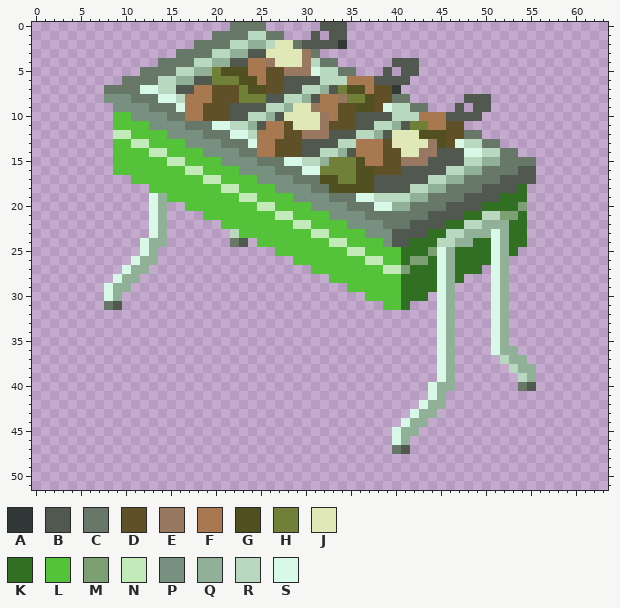
File history of a pixel-art sprite, assets/tiles/kabob.png. Above is the file before it was changed.
The file is 64x52 pixels.
Palette (. is transparent): A #303838  B #505850  C #687868  D #605028  E #987860  F #a87850  G #505020  H #708038  J #e0e8b8  K #316f22  L #54c339  M #7ca073  N #c3ebb9  P #789080  Q #90b098  R #b8d8c0  S #d8f8e8
Pixels before (only the part around the change), first column x 0:
 0 ......................CCCC......BBB.............................
 1 ....................CCCCRRCC...B.BB.............................
 2 ..................CCCCRRQQRJJCBBBBA.............................
 3 ................CCCCRRQQBBJJJJEC................................
 4 ..............CCCCRRQQBBFFEJJJERCC......BBB.....................
 5 ............CCCCRRQQHGGGFFDDEEESRRCC...B.BB.....................
 6 ..........CCCCRRQQBBHHHGGFDDBBBBRRRFFFBBBB......................
 7 ........CCCCSSRRBBFFDDDHGGDDBBRRQBHGGFDDA.......................
 8 ........PPPCCCSSRFFFDDDHHHBBRRQBFFEHHGDDCC......BBB.............
 9 .........PPPPCCCSFFDDDBBBBRRQJJEFFDDGGDSRRCC...B.BB.............
10 .........LLPPPPCCFFDDDBBRRQBJJJJEFDDBBBBRRRFFFBBBB..............
11 .........LLLLPPPPCCCSSRRQBFFDJJJEDDDBBRRQBHHFFDD................
12 .........NNLLLLPPPPCCCSSRFFFDDEEEBBBRRQBJJJGGGDDCC..............
13 .........LLNNLLLLPPPPCCCSFFDDDBBBBRRFFFDJJJJEGDSRRCC............
14 .........LLLLNNLLLLPPPPCCFFDDDBBRRQBFFFDDJJEEBBBSSRRCC..........
15 .........LLLLLLNNLLLLPPPPCCCSSRRQHHHGFFDDEEEBBBBRRQQCCCC........
16 .........LLLLLLLLNNLLLLPPPPCCCSSHHHHGGDDDBBBBBRRQQCCCCBB........
17 ...........LLLLLLLLNNLLLLPPPPCCCGGHHGGBBBBBBRRQQCCCCBBBB........
18 .............LLLLLLLLNNLLLLPPPPCCGGGGGBBBBRRQQCCCCBBBBK.........
19 .............SQLLLLLLLLNNLLLLPPPPCCCSSRRRRQQCCCCBBBBKKK.........
20 .............SQ..LLLLLLLLNNLLLLPPPPCCCSSQQCCCCBBBBKKKKM.........
21 .............SQ....LLLLLLLLNNLLLLPPPPCCCCCCCBBBBKKRRMMK.........
22 .............SQ......LLLLLLLLNNLLLLPPPPCCCBBBBKKRRQQQKK.........
23 .............SQ.......RLLLLLLLLNNLLLLPPPBBBBKKRRQQQSQKK.........
24 ............SQQ.......CB.LLLLLLLLNNLLLLPBBKKKRRQQKKSQKK.........
25 ............SQ.............LLLLLLLLNNLLLLKKKMSQKKKKSQK..........
26 ...........SQQ...............LLLLLLLLNNLLKMMKSQKKKKSQ...........
27 ..........SQQ..................LLLLLLLLNNMKKKSQKKK.SQ...........
28 .........SQQ.....................LLLLLLLLKKKKSQK...SQ...........
29 ........SQQ........................LLLLLLKKKKSQ....SQ...........
30 ........SQ...........................LLLLKKK.SQ....SQ...........
31 ........CB.............................LLK...SQ....SQ...........
32 .............................................SQ....SQ...........
33 .............................................SQ....SQ...........
34 .............................................SQ....SQ...........
35 .............................................SQ....SQ...........
36 .............................................SQ....SQQ..........
37 .............................................SQ.....RQQ.........
38 .............................................SQ......RQQ........
39 .............................................SQ.......RQ........
40 ............................................SQQ.......CB........
41 ............................................SQ..................
42 ...........................................SQQ..................
43 ..........................................SQQ...................
44 .........................................SQQ....................
45 ........................................SQQ.....................
46 ........................................SQ......................
47 ........................................CB......................
48 ................................................................
49 ................................................................
50 ................................................................
51 ................................................................
Now the later version:
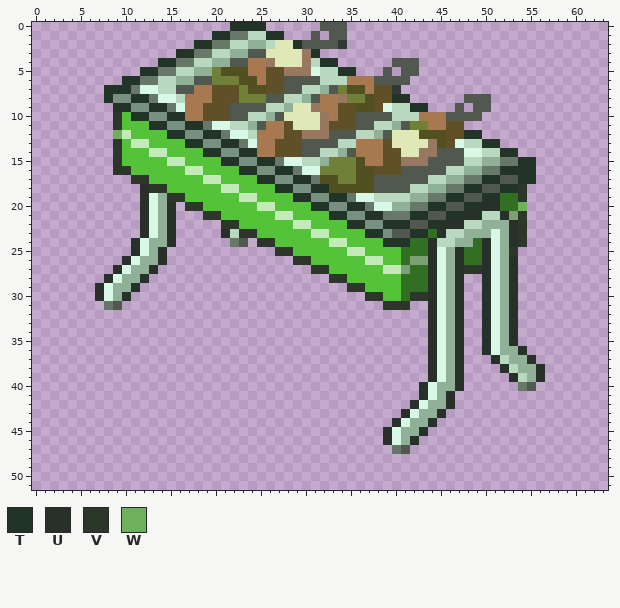
Colours new in this view: T #213427  U #283129  V #2c3729  W #6eb15d
Changes in this commit:
Changed rows in their new state; - is an unchanged pixel.
first column x 7:
 0 ---------------TTTT-------------------------------
 1 -------------TT----TT-----------------------------
 2 -----------TT---------T---------------------------
 3 ---------TT-------------T-------------------------
 4 -------TT----------------TT-----------------------
 5 -----TT--------------------TT---------------------
 6 ---TT---------------------------------------------
 7 -TTT----------------------------------------------
 8 -T--TT---------------------------TT---------------
 9 --TT--TT---------------------------TT-------------
10 --V-TT--TT----------------------------------------
11 --V---TT--TT--------------------------------------
12 --W-----TT--TT---------------------------TT-------
13 --V-------TT--TT---------------------------TT-----
14 --V---------TT--TT---------------------------TT---
15 --V-----------TT--TT---------------------------TT-
16 --VV------------TT--TT-----------------------TTTT-
17 ----VV------------TT--TT-------------------TT--TT-
18 -----UVV------------TT--TT---------------TT--TTV--
19 -----U--VV------------TT--TT-----------TT--TT--V--
20 -----U--U-VV------------TT--TT-------TT--TTUU--W--
21 -----U--U---VV------------TT--TT---TT--TTUU--U-V--
22 -----U--U-----VV------------TT--TTT--TTUU-----UV--
23 -----U--U-----U-VV------------TT---TT-U-------UV--
24 ----U---U---------VV------------TTT--U-----U--UV--
25 ----U--U------------VV---------------U--U--U--V---
26 ---U---U--------------VV-------------U--U--U--U---
27 --U---U-----------------VV-----------U--UVVU--U---
28 -U---U--------------------VV---------U--U--U--U---
29 U---U-----------------------VV-------U--U--U--U---
30 U--U--------------------------VV---VVU--U--U--U---
31 --------------------------------VVV--U--U--U--U---
32 -------------------------------------U--U--U--U---
33 -------------------------------------U--U--U--U---
34 -------------------------------------U--U--U--U---
35 -------------------------------------U--U--U--U---
36 -------------------------------------U--U--U---U--
37 -------------------------------------U--U---U---U-
38 -------------------------------------U--U----U---U
39 -------------------------------------U--U-----U--U
40 ------------------------------------U---U---------
41 ------------------------------------U--U----------
42 -----------------------------------U---U----------
43 ----------------------------------U---U-----------
44 ---------------------------------U---U------------
45 --------------------------------U---U-------------
46 --------------------------------U--U--------------
Boxes around the changes in both pictures, in picture pixels (x1, y1, x2, y2):
changed: (95, 22, 545, 445)
